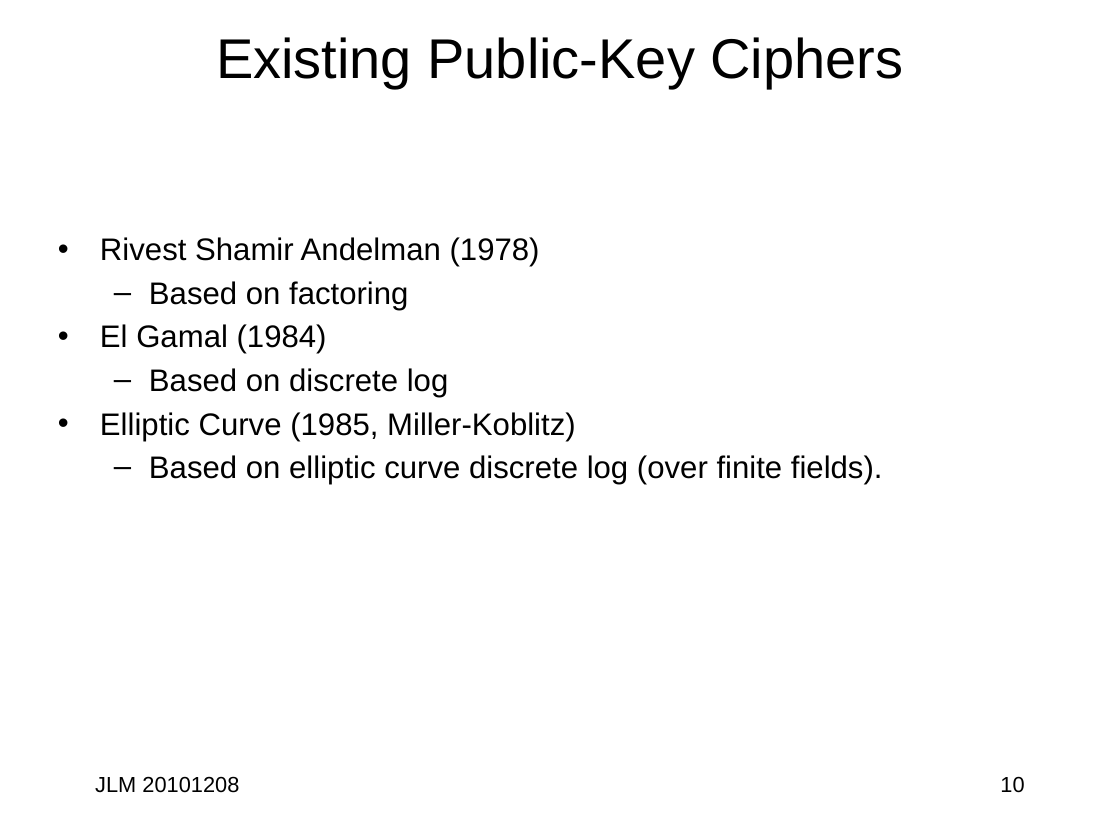
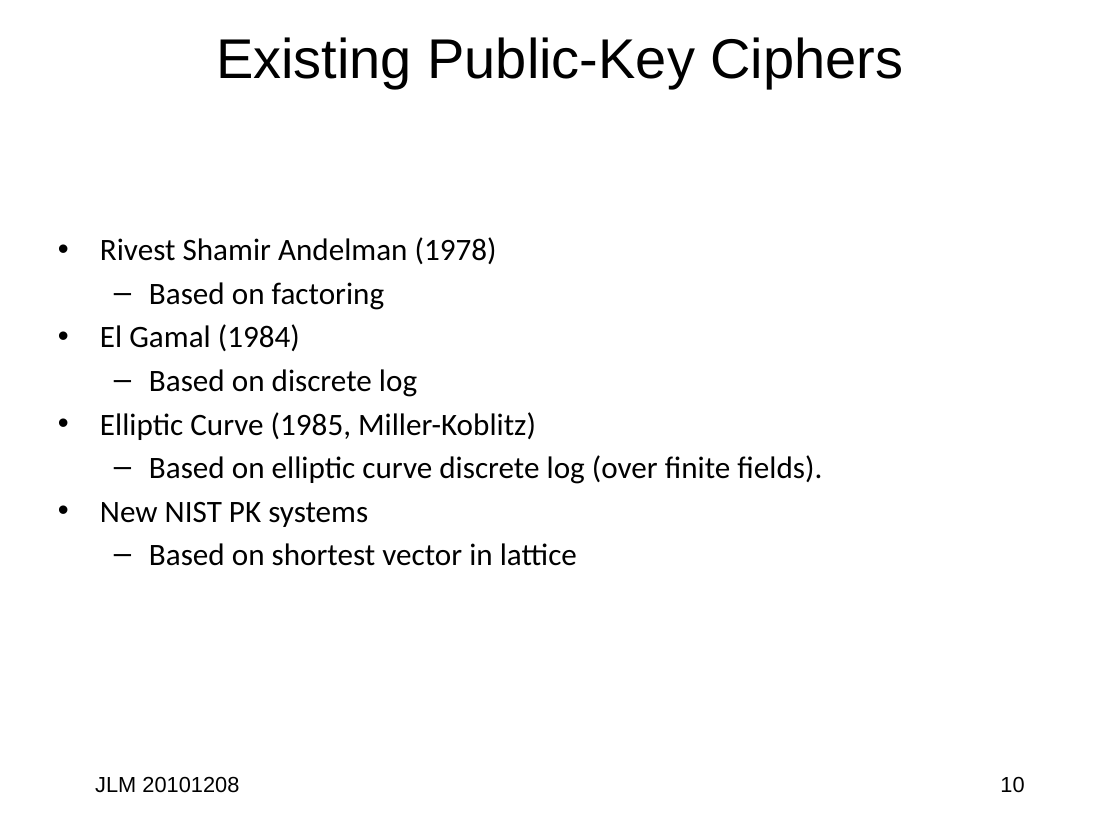
Before and after one commit to jlmucb/class_notes, a slide deck: slide 10 of BerkeleyClass/CS290Spring2013/Lectures/Cryptoclass7.pptx. Drawn at 1120x840 pixels with LibreOffice and Linux fonts; fonts in the diff are those of the drawing. Boxes give left, top, right and bottom in pixels: in the first picture for what was removed or moved away, otherwise in the second. Text is boxed around its words. In the diff, an @@ line names an element or a change of style, - is before the commit and + after.

```diff
--- a/BerkeleyClass/CS290Spring2013/Lectures/Cryptoclass7.pptx
+++ b/BerkeleyClass/CS290Spring2013/Lectures/Cryptoclass7.pptx
@@ text at [100, 237, 822, 484]: font Arial to Calibri in "Rivest Shamir Andelman (1978)", "Based on factoring", "El Gamal (1984)", "Based on discrete log" and 2 more places @@
@@ text at [100, 502, 577, 566]: paragraphs added @@
+• New NIST PK systems
+  – Based on shortest vector in lattice
```
Also in this commit, not shown: 74 other slides changed, 1 slide added, 1 slide removed, 18 other files.
